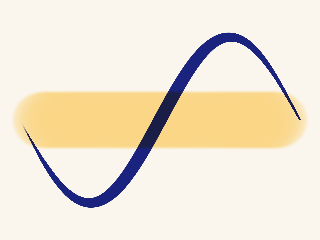
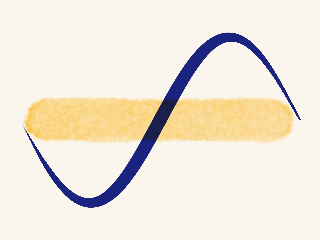
Comparing the layer stacks of the two w=320, h=240 images. Changes:
painted on "Wash" over [11, 90, 309, 150]
